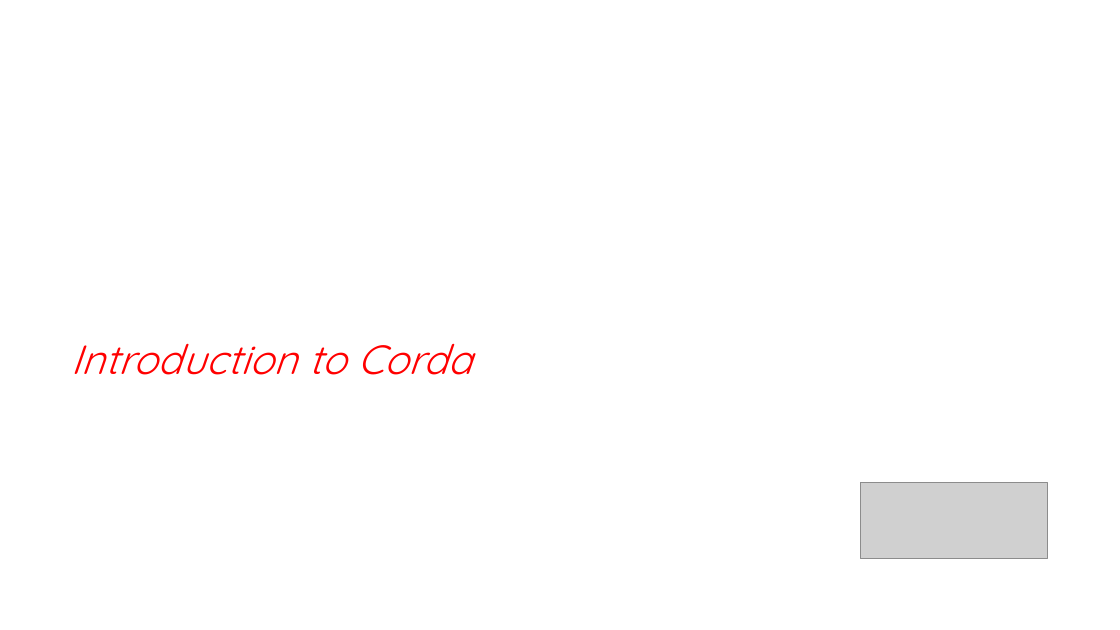
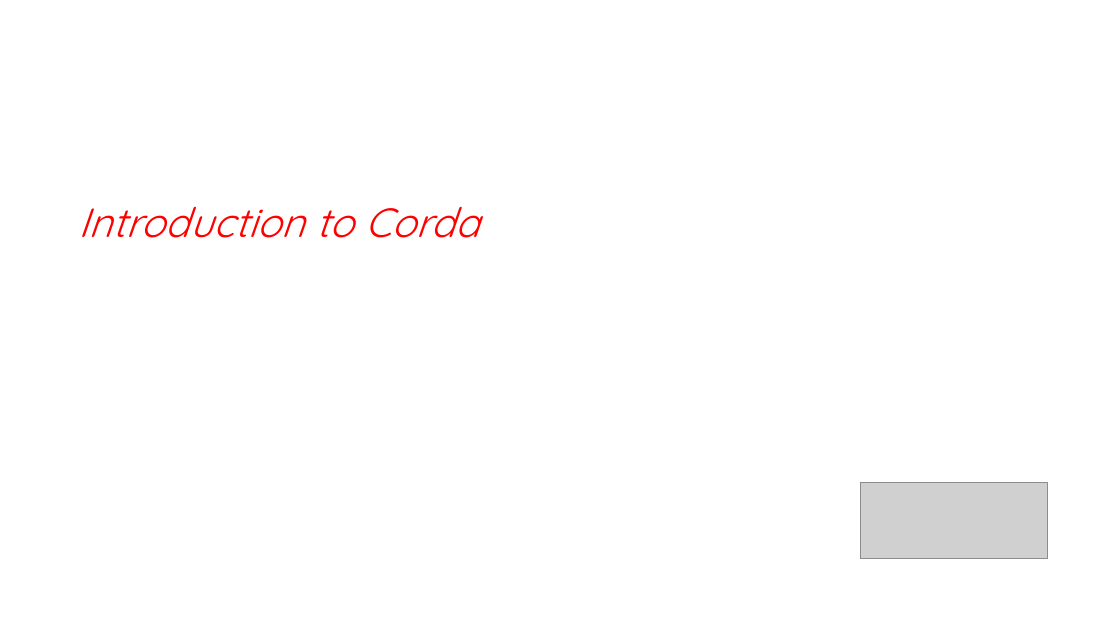
Before and after one commit to thinkgandhi/bg, a slide deck: slide 1 of Corda.pptx. Drawn at 1120x630 pixels with LibreOffice and Linux fonts; fonts in the diff are those of the drawing; grey boxes stand for pictures. Boxes give left, top, right and bottom in pixels: in the first picture for what was removed or moved away, otherwise in the second. Text is boxed around its words. In the diff, an @@ line names an element or a change of style, - is before the commit and + after.

```diff
--- a/Corda.pptx
+++ b/Corda.pptx
@@ text "Introduction to Corda": place and size @@
-text "Introduction to Corda" at <box>71,343,472,375</box>
+text "Introduction to Corda" at <box>78,207,480,238</box>
```
Also in this commit, not shown: 19 other slides changed, 7 slides added.
